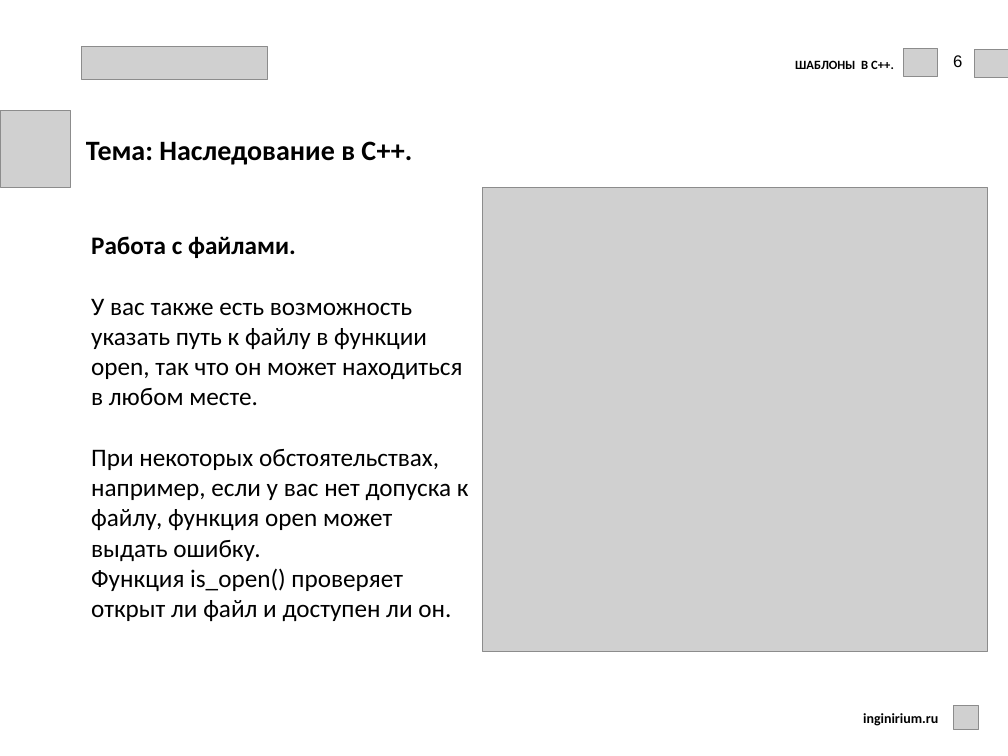
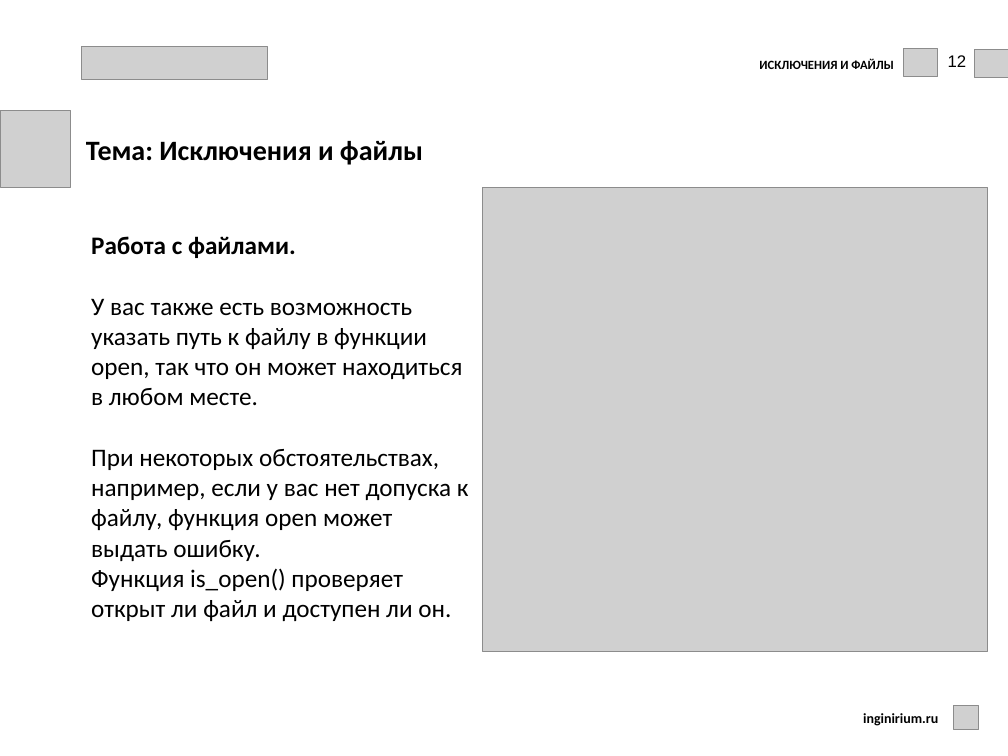
Before and after one commit to kprmk/Cpp, a slide deck: slide 12 of lessons_I/9-11/les_11/les_11_exceptions_file.pptx (slide 13 before the commit). Drawn at 1008x756 pixels with LibreOffice and Linux fonts; fonts in the diff are those of the drawing; grey boxes stand for pictures; background and template pictures are left out. Boxes give left, top, right and bottom in pixels: in the first picture for what was removed or moved away, otherwise in the second. Text is boxed around its words. In the diff, an @@ line names an element or a change of style, - is before the commit and + after.

```diff
--- a/lessons_I/9-11/les_11/les_11_exceptions_file.pptx
+++ b/lessons_I/9-11/les_11/les_11_exceptions_file.pptx
@@ text at bbox=[759, 58, 893, 69]: text changed @@
-ШАБЛОНЫ В С++.
+ИСКЛЮЧЕНИЯ И ФАЙЛЫ
@@ text added at bbox=[948, 55, 967, 67], 12 pt, text #000000 @@
+12
@@ text removed at bbox=[953, 55, 962, 67] @@
-6
@@ text at bbox=[86, 141, 423, 165]: text changed @@
-Тема: Наследование в С++.
+Тема: Исключения и файлы
```
Also in this commit, not shown: 16 other slides changed, 2 slides removed, 45 other files.
